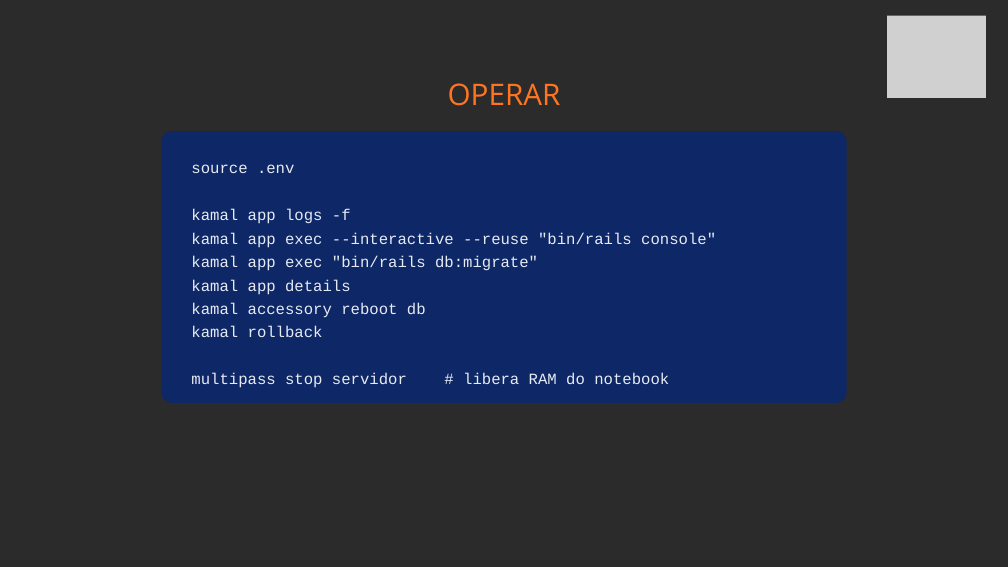
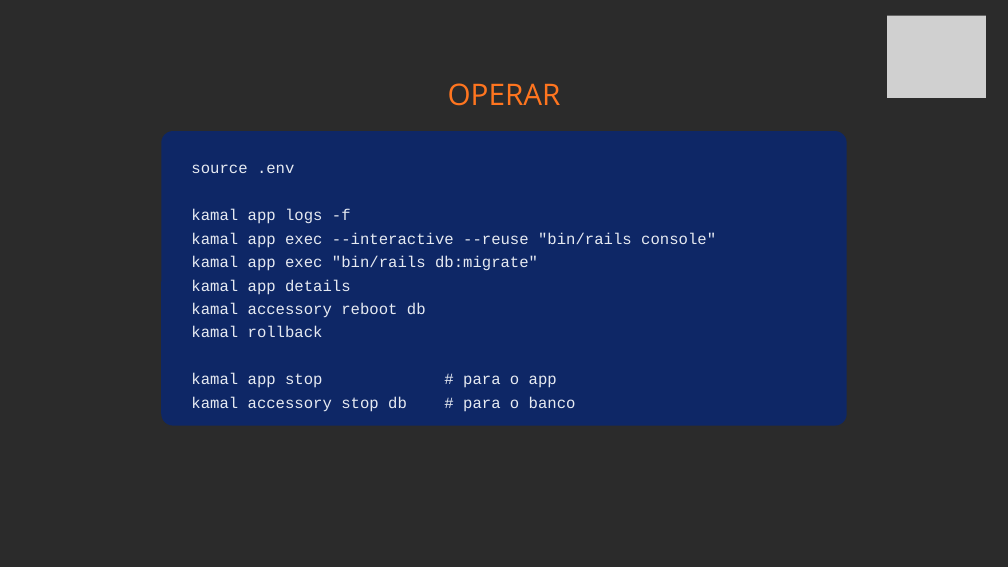
Before and after one commit to fabriciosiqueira08/capacitacao-gabarito, a slide deck: slide 49 of slides/build/aula-04-servidor-docker-kamal-e-deploy.pptx. Drawn at 1008x567 pixels with LibreOffice and Linux fonts; fonts in the diff are those of the drawing; grey boxes stand for pictures; background and template pictures are left out; a plain dark background stands for a picture behind light text. Boxes give left, top, right and bottom in pixels: in the first picture for what was removed or moved away, otherwise in the second. Text is boxed around its words. In the diff, an @@ line names an element or a change of style, - is before the commit and + after.

Commit message:
Corrige o que os slides prometiam e as práticas não entregavam
A checagem anterior só comparou NÚMERO de prática entre slide e apostila. Esta
comparou o conteúdo, e executou os comandos que dava para executar.

## Resíduo da VM que sobreviveu no deck da Aula 4

O último slide de prática da capacitação inteira mandava rodar
`multipass stop servidor`, uma ferramenta que os alunos não instalam mais, e
fazer o backup "pela SSH", quando a apostila faz `docker exec` direto.

Havia mais cinco: o slide de abertura ainda dava a dica "olhe em qual máquina
você está: voce@notebook ou ubuntu@servidor", que fazia sentido quando existiam
duas máquinas e agora só confunde; o slide OPERAR terminava com
`multipass stop`; o de BACKUP dizia "se a VM sumir"; e três outros falavam de
"sua VM" onde hoje é a própria máquina.

## Uma promessa que a tela não cumpria

A Prática 3 da Aula 2 mandava comparar bcrypt com SHA-256 usando
Benchmark.realtime, e o Confere dizia que o SHA-256 sai em microssegundos.

Rodando o comando exato da apostila, sai ~1,9 ms: a primeira chamada carrega o
Digest junto. O aluno veria um número que contradiz o texto.

Agora o comando compara UM bcrypt contra MIL SHA-256, o que não depende de
aquecimento nem de máquina. Medido aqui: 0,169 s contra 0,001 s. E a explicação
ficou melhor, porque diz por que a lentidão protege: quem rouba a tabela testa
senha em lote.

## Mensagem de erro que mudou de versão

A apostila citava `curl: (60) SSL certificate problem: self signed certificate`.
No curl 8.18 com OpenSSL 3.5 a frase é
`SSL certificate OpenSSL verify result: self-signed certificate (18)`. As duas
existem, dependendo da versão, e o hífen também mudou.

Parei de citar a linha inteira e ancorei no que é estável: o número 60 e a
expressão self-signed. O troubleshooting mudou de título pelo mesmo motivo.

## O que executei e estava certo

As seis flags do `rails new` existem. O bcrypt sai com prefixo $2a$12$. Dois
`create` da mesma senha dão digests diferentes, e o `==` confere um e recusa o
outro. O `openssl req` da Prática 4 gera certificado com o SAN correto.

E os três curl da Prática 6, que são o momento da aula, funcionam como
prometido: subi um servidor TLS com o certificado gerado pelo comando da
apostila e confirmei que sem flag dá erro 60, que o `-k` devolve o JSON sem
conferir nada, e que o `--cacert` devolve o JSON conferindo.

```diff
--- a/slides/build/aula-04-servidor-docker-kamal-e-deploy.pptx
+++ b/slides/build/aula-04-servidor-docker-kamal-e-deploy.pptx
@@ rounded rectangle: place and size @@
-rounded rectangle at (161,131,847,403)
+rounded rectangle at (161,131,847,425)
@@ text at (191,373,576,412): text changed @@
-multipass stop servidor # libera RAM do notebook
+kamal app stop # para o app
+kamal accessory stop db # para o banco
```
Also in this commit, not shown: 10 other slides changed, 34 other files.
